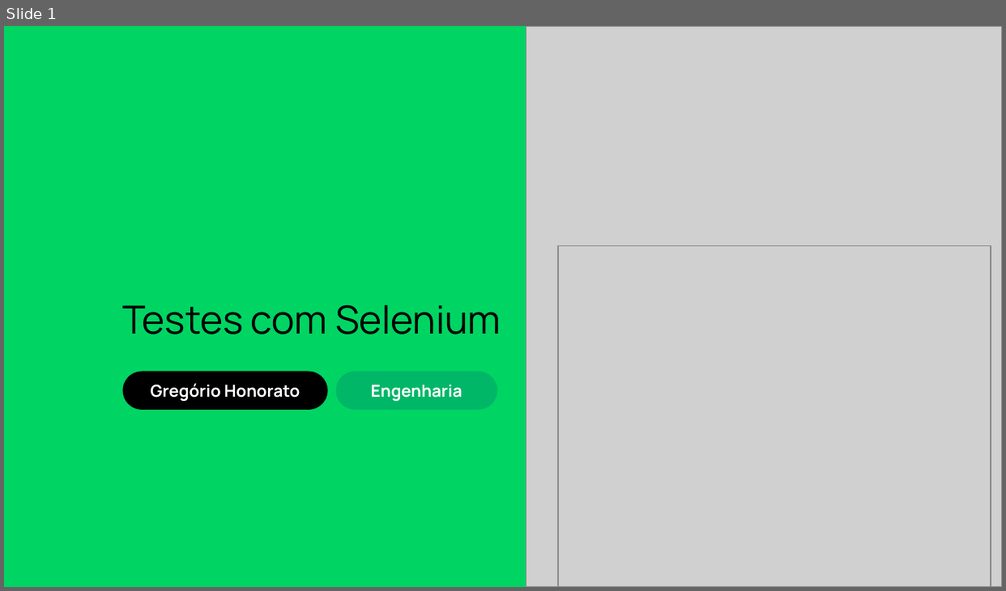
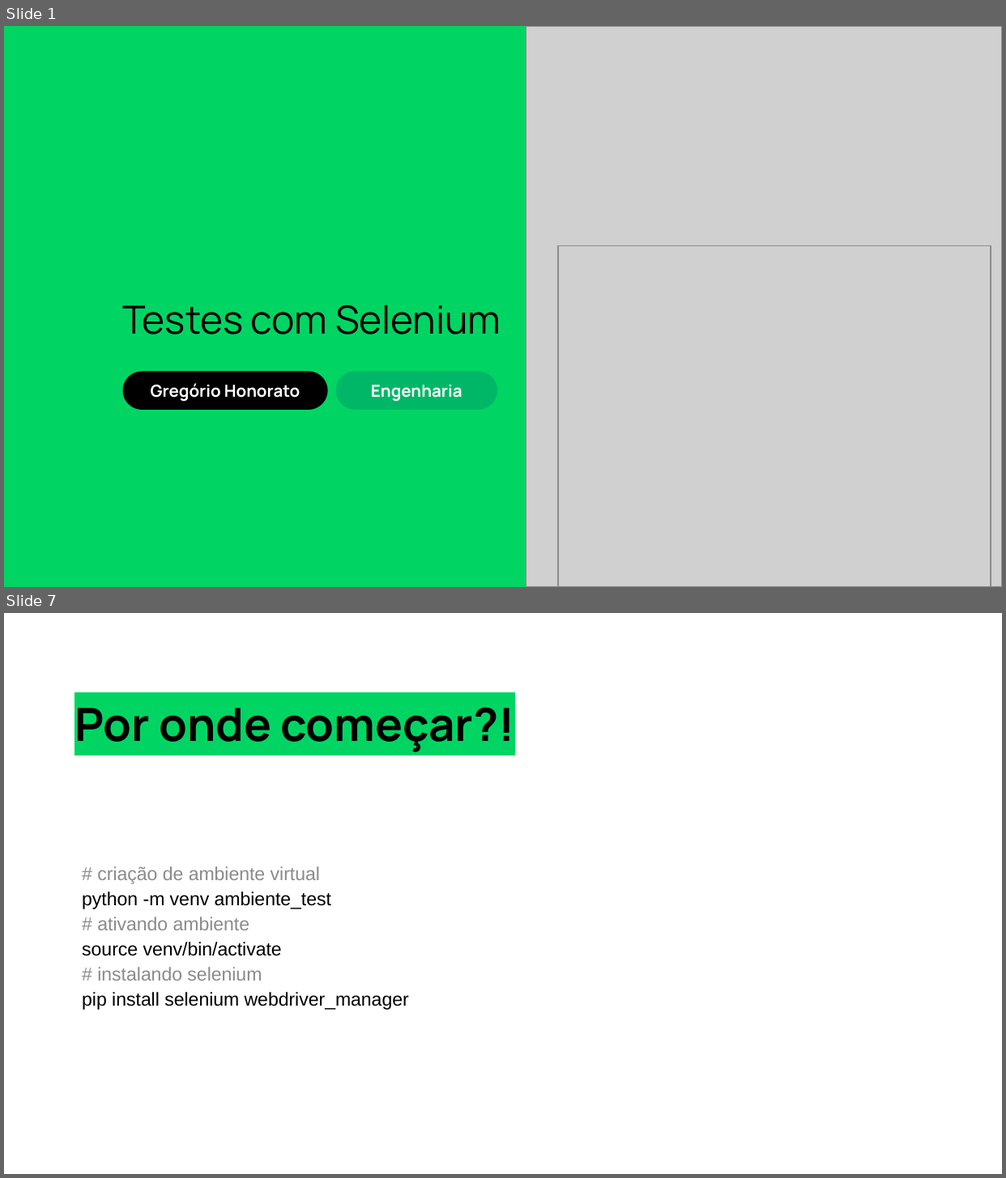
Before and after one commit to greghonox/TESTES-SELENIUM, a slide deck: selenium.pptx. Shown one above the other, each under a label of ours: slide 1 before the commit, slides 1 and 7 after it; the slides between them are not shown. The pictures are 1006x591 and 1006x1178 pixels, drawn with LibreOffice and Linux fonts; fonts in the diff are those of the drawing; grey boxes stand for pictures. Boxes give left, top, right and bottom in pixels: in the first picture for what was removed or moved away, otherwise in the second. Text is boxed around its words. In the diff, an @@ line names an element or a change of style, - is before the commit and + after.

Commit message:
Criando a Primeira forma de executar o selenium

```diff
--- a/selenium.pptx
+++ b/selenium.pptx
@@ slide 7 added at [4,613,1002,1174], background #FFFFFF @@
@@ text added at [74,707,514,752], 33 pt, text #000000, bold @@
+Por onde começar?!
@@ text added at [82,867,409,1010], 13.5 pt, text #000000 @@
+# criação de ambiente virtual
+python -m venv ambiente_test
+# ativando ambiente
+source venv/bin/activate
+# instalando selenium
+pip install selenium webdriver_manager
```
Also in this commit, not shown: 5 slides changed, 2 other slides added, 1 other file.
